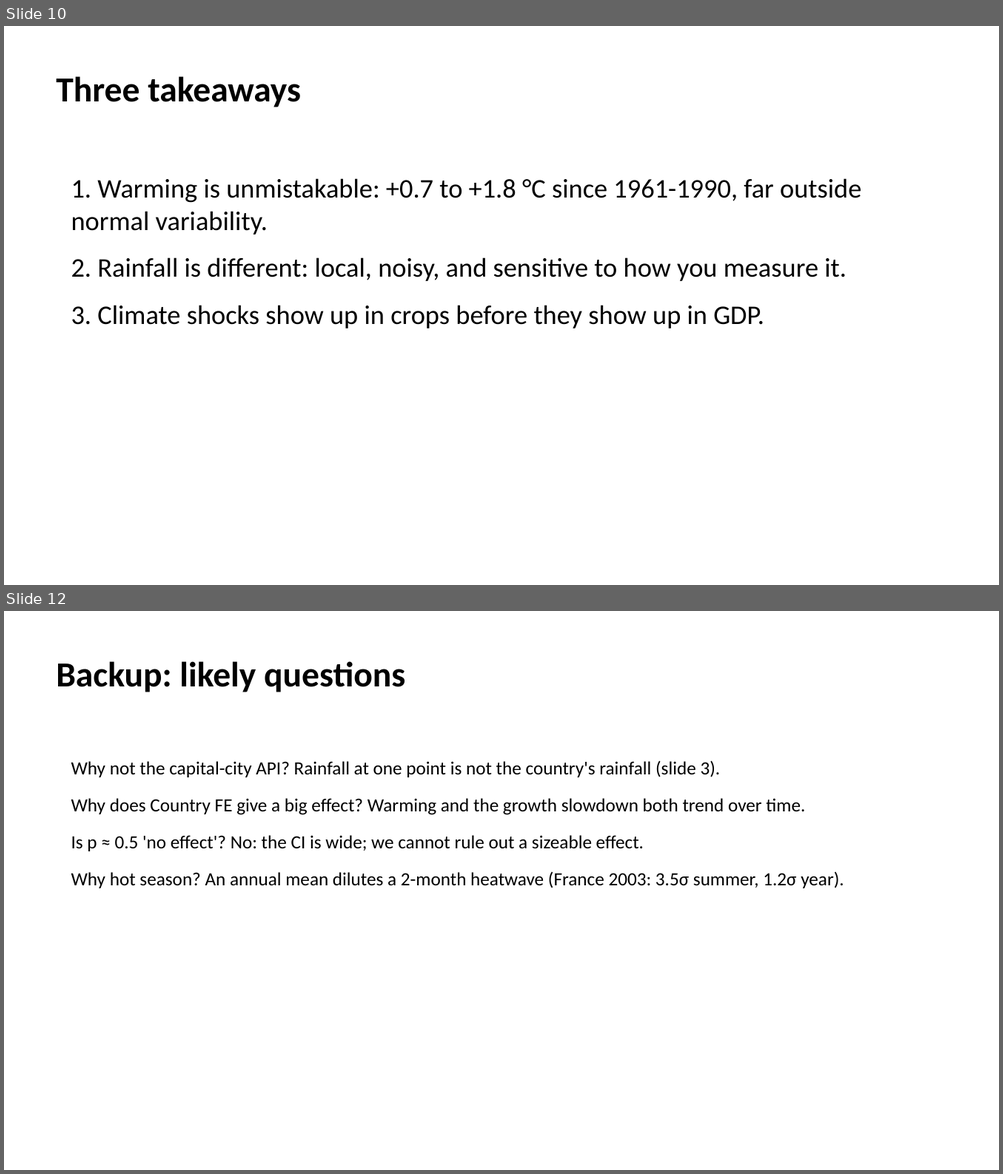
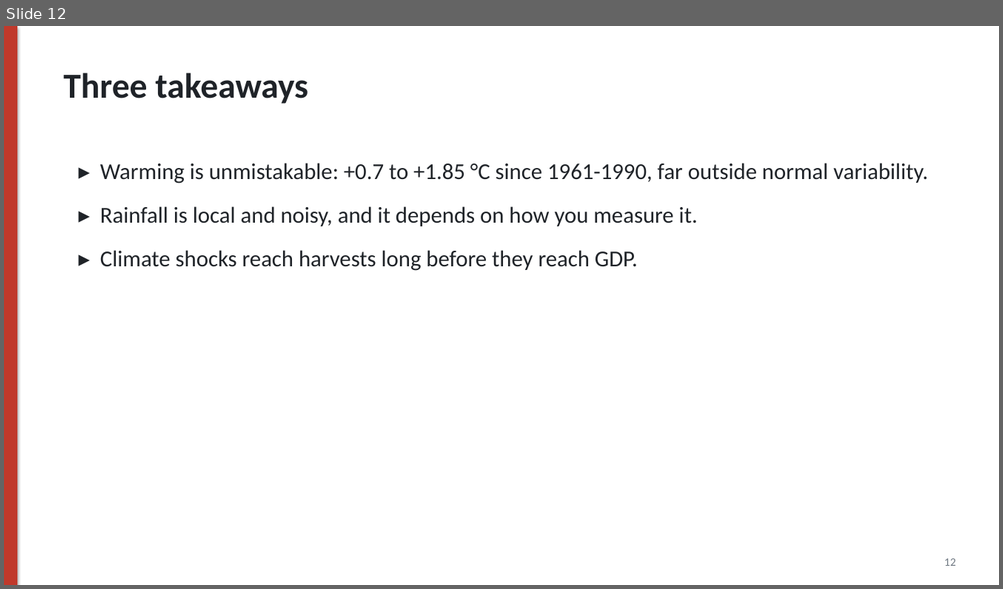
Before and after one commit to Polluxgnr/Environemental-economics-, a slide deck: presentation/Track1_presentation.pptx. Shown one above the other, each under a label of ours: slides 10 and 12 before the commit, slide 12 after it; the slides between them are not shown. The pictures are 1003x1174 and 1003x589 pixels, drawn with LibreOffice and Linux fonts; fonts in the diff are those of the drawing. Boxes give left, top, right and bottom in pixels: in the first picture for what was removed or moved away, otherwise in the second. Text is boxed around its words. In the diff, an @@ line names an element or a change of style, - is before the commit and + after.

```diff
--- a/presentation/Track1_presentation.pptx
+++ b/presentation/Track1_presentation.pptx
@@ slide 12 removed at box(4, 611, 999, 1170), background #FFFFFF @@
@@ text removed at box(56, 661, 405, 692) @@
-Backup: likely questions
@@ text removed at box(71, 760, 843, 889) @@
-Why not the capital-city API? Rainfall at one point is not the country's rainfall (slide 3).
-Why does Country FE give a big effect? Warming and the growth slowdown both trend over time.
-Is p ≈ 0.5 'no effect'? No: the CI is wide; we cannot rule out a sizeable effect.
-Why hot season? An annual mean dilutes a 2-month heatwave (France 2003: 3.5σ summer, 1.2σ year).
@@ what was slide 10 is now slide 12 @@
@@ slide 12 changed as well @@
@@ rectangle added at box(4, 26, 17, 585), fill #C0392B @@
@@ text "Three takeaways": place and size @@
-text "Three takeaways" at box(56, 76, 301, 107)
+text "Three takeaways" at box(63, 73, 308, 104)
@@ text "Three takeaways" at box(63, 73, 308, 104): text colour #000000 to #1F2328 @@
@@ text at box(100, 163, 928, 271): text changed; size 26 to 22 pt; text colour #000000 to #1F2328 @@
-1. Warming is unmistakable: +0.7 to +1.8 °C since 1961-1990, far outside normal variability.
-2. Rainfall is different: local, noisy, and sensitive to how you measure it.
-3. Climate shocks show up in crops before they show up in GDP.
+▸ Warming is unmistakable: +0.7 to +1.85 °C since 1961-1990, far outside normal variability.
+▸ Rainfall is local and noisy, and it depends on how you measure it.
+▸ Climate shocks reach harvests long before they reach GDP.
@@ text added at box(944, 559, 956, 566), 11 pt, text #6E7781 @@
+12
```
Also in this commit, not shown: 1 other slide changed, 12 slides added, 9 other slides removed, 21 other files.
